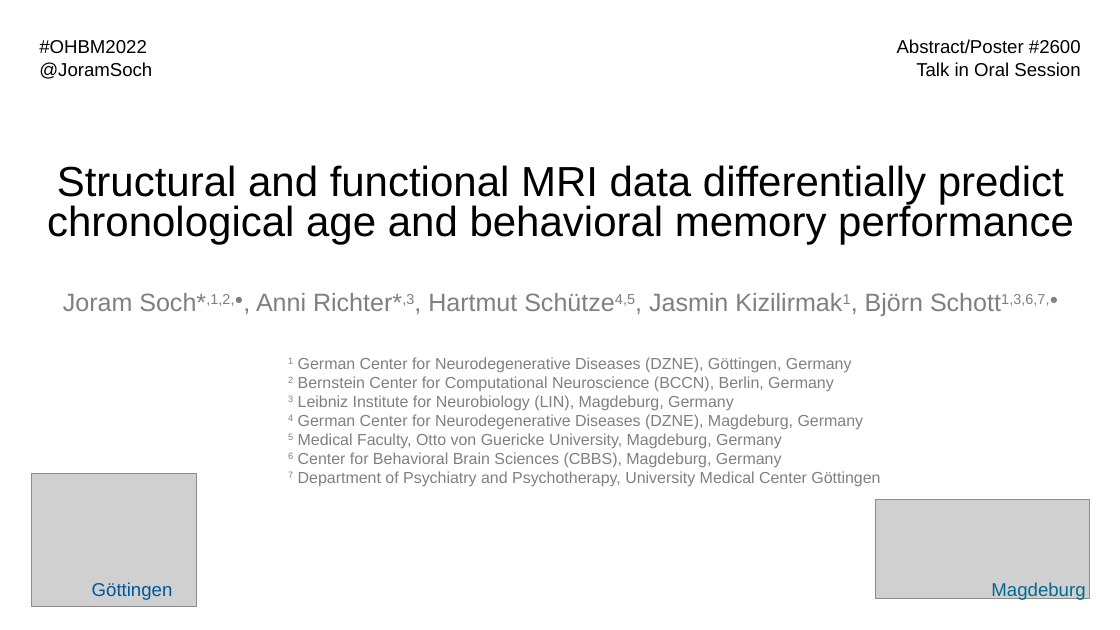
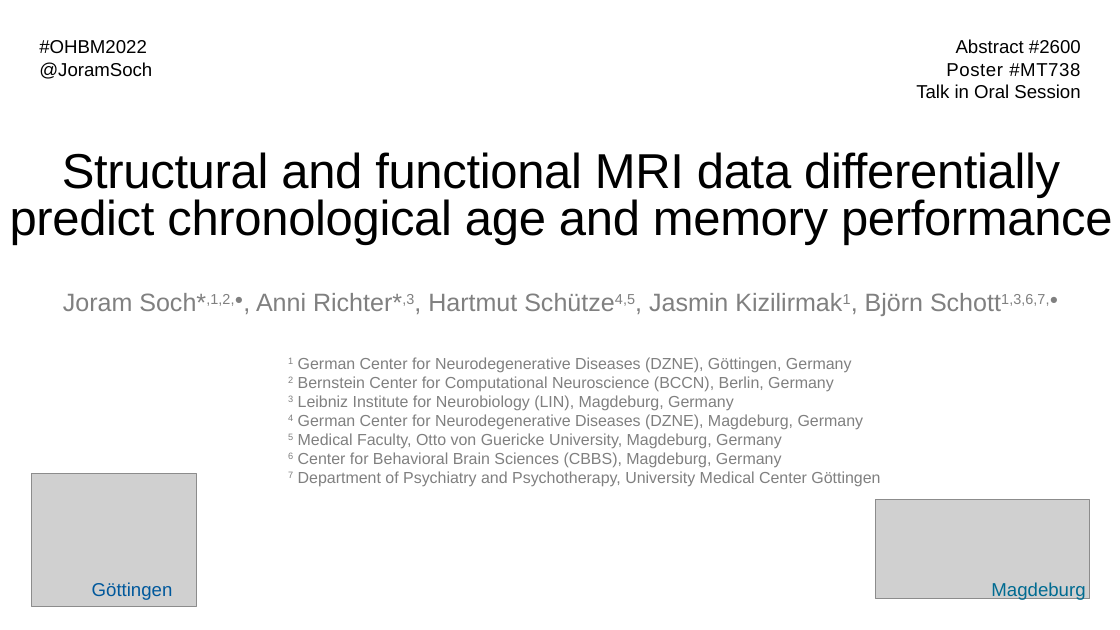
Before and after one commit to JoramSoch/OHBM_2022, a slide deck: slide 1 of Talks/OHBM_2022_Talk_B_FADE.pptx. Drawn at 1120x630 pixels with LibreOffice and Linux fonts; fonts in the diff are those of the drawing; grey boxes stand for pictures. Boxes give left, top, right and bottom in pixels: in the first picture for what was removed or moved away, otherwise in the second. Text is boxed around its words. In the diff, an @@ line names an element or a change of style, - is before the commit and + after.

```diff
--- a/Talks/OHBM_2022_Talk_B_FADE.pptx
+++ b/Talks/OHBM_2022_Talk_B_FADE.pptx
@@ text at (946, 39, 1081, 77): text changed @@
-Abstract/Poster #2600
+Abstract #2600
+Poster #MT738
@@ title at (10, 152, 1113, 245): text changed; size 36 to 42 pt @@
-Structural and functional MRI data differentially predict
-chronological age and behavioral memory performance
+Structural and functional MRI data differentially
+predict chronological age and memory performance
```
Also in this commit, not shown: 2 other slides changed, 11 slides added, 1 slide removed, 2 other files.
